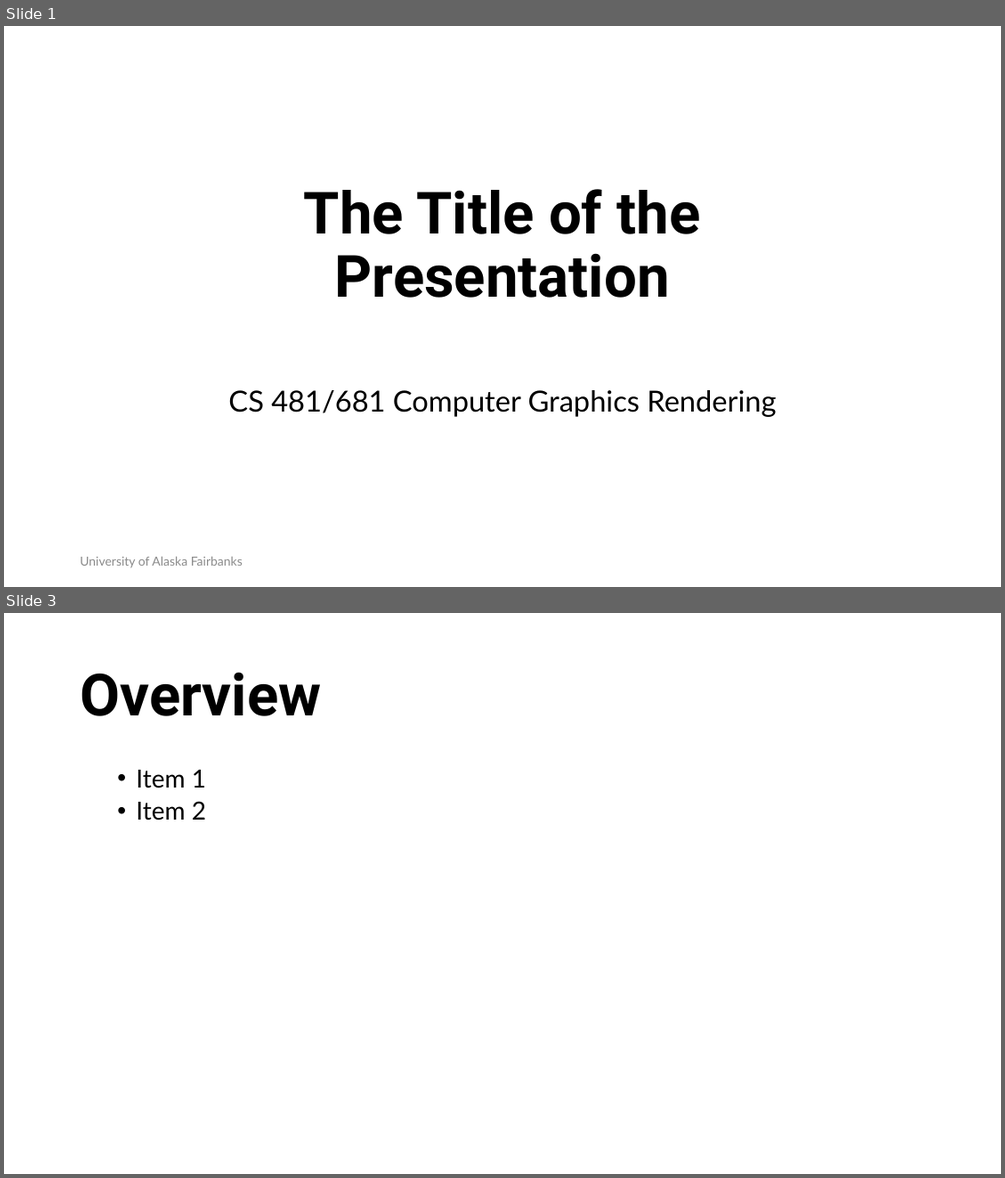
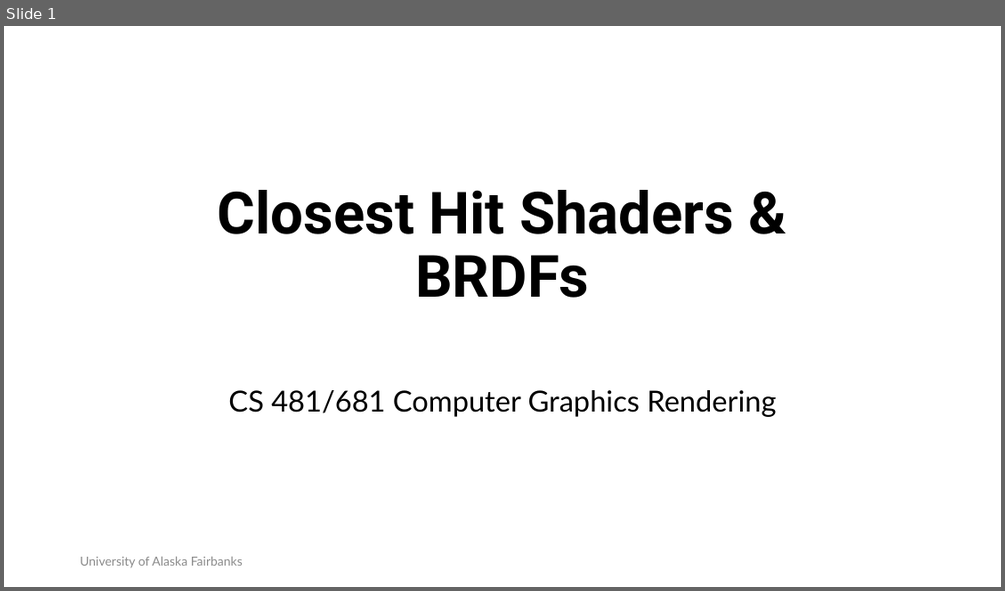
Before and after one commit to RahidZaman/cs481681-cgr, a slide deck: slides/pptx/week06.pptx. Shown one above the other, each under a label of ours: slides 1 and 3 before the commit, slide 1 after it; the slides between them are not shown. The pictures are 1005x1178 and 1005x591 pixels, drawn with LibreOffice and Linux fonts; fonts in the diff are those of the drawing; background and template pictures are left out. Boxes give left, top, right and bottom in pixels: in the first picture for what was removed or moved away, otherwise in the second. Text is boxed around its words. In the diff, an @@ line names an element or a change of style, - is before the commit and + after.

```diff
--- a/slides/pptx/week06.pptx
+++ b/slides/pptx/week06.pptx
@@ slide 3 removed at [4,613,1001,1174], background #FFFFFF @@
@@ title removed at [80,672,321,716] @@
-Overview
@@ text removed at [136,770,206,820] @@
-  • Item 1
-  • Item 2
@@ slide 1 changed as well @@
@@ title at [218,190,734,297]: text changed @@
-The Title of the Presentation
+Closest Hit Shaders & BRDFs
```
Also in this commit, not shown: 1 other slide changed, 13 slides added, 1 other slide removed, 10 other files.
